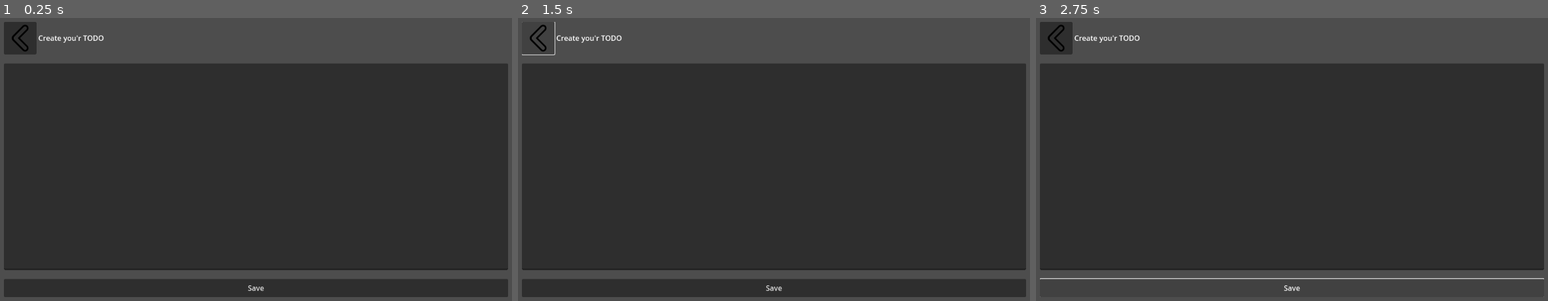
Above: before the commit, frames 1-3 (left to right).
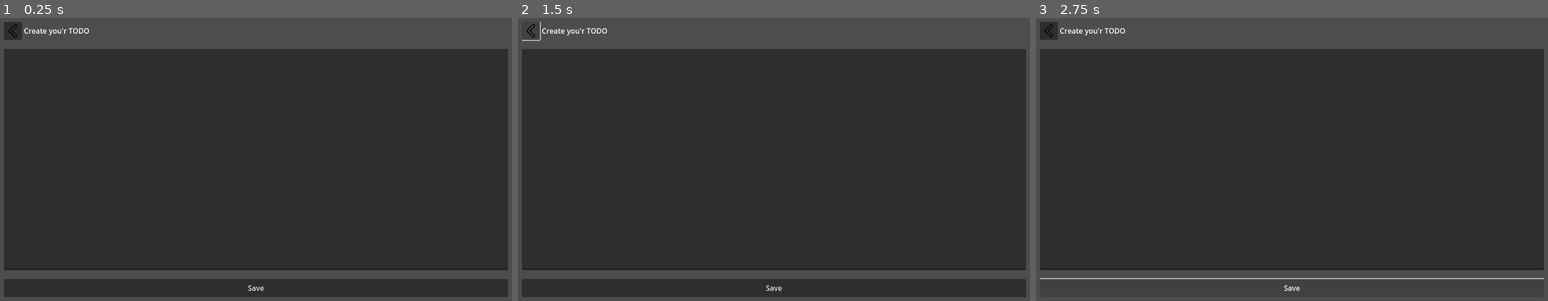
Above: after the commit, the same moments.

Repository: TorusHelm/TodoFay
Game: Godot game, scene res://CreateScene.tscn
The game is run twice, just before and just after one commit, with the same random seed, the same clock (stepped at 60 frames per second) and the same inputs. Before the commit the project has no main scene; this scene is started directly in both runs.
Inputs (mouse positions are in pixels of both pictures, inside the frame that each line leads up to; where the layout moved, square brackets give the same spot in the first picture):
- Up to frame 1 (0.25 s): no input
- Up to frame 2 (1.5 s): tap Enter at 0.5 s; move the mouse to (886, 145) at 0.52 s; click (886, 145) at 0.67 s; click (533, 32) [538, 37] at 1.25 s
- Up to frame 3 (2.75 s): click "Save" at 2 s

The runs differ from the first frame. In frame 1, 5.3% of the frame differs, in the area x 0-100%, y 1-17%; in frame 2, 5.1%; in frame 3, 5.3%.

Commit message:
add start scene

Diff:
--- a/CreateScene.tscn
+++ b/CreateScene.tscn
@@ -41,8 +41,10 @@
 layout_mode = 2
 
 [node name="Back" type="Button" parent="MarginContainer/ScrollContainer/VBoxContainer/HBoxContainer"]
+custom_minimum_size = Vector2(40, 40)
 layout_mode = 2
 icon = ExtResource("1")
+expand_icon = true
 script = ExtResource("3_s02k8")
 
 [node name="Label" type="Label" parent="MarginContainer/ScrollContainer/VBoxContainer/HBoxContainer"]
--- a/StartScene.gd
+++ b/StartScene.gd
@@ -15,7 +15,8 @@
 
 func _ready():
 	var count: int = 0
+	var todo_container = $MarginContainer/ScrollContainer/TodoList
 	while count < 3:
-		#Global.TODO_LIST.create_todo("Помыть жопу батону\nПомыть жопу батону\nПомыть жопу батону " + str(count + 1) + " раз", "2" + str(count) + ".10.2024", true)
+		todo_container.create_todo("Помыть жопу батону\nПомыть жопу батону\nПомыть жопу батону " + str(count + 1) + " раз", "2" + str(count) + ".10.2024", true)
 		count = count + 1
 	load_data()
--- /dev/null
+++ b/StartScene.tscn
@@ -0,0 +1,45 @@
+[gd_scene load_steps=4 format=3 uid="uid://cxkliwxmivoyp"]
+
+[ext_resource type="Script" path="res://StartScene.gd" id="1_37f5x"]
+[ext_resource type="Texture2D" uid="uid://dxp3sw3gvago" path="res://assets/images/add.svg" id="2_bbd7o"]
+[ext_resource type="Script" path="res://TODOList.gd" id="2_kaeo5"]
+
+[node name="StartScene" type="Control"]
+layout_mode = 3
+anchors_preset = 15
+anchor_right = 1.0
+anchor_bottom = 1.0
+grow_horizontal = 2
+grow_vertical = 2
+script = ExtResource("1_37f5x")
+
+[node name="MarginContainer" type="MarginContainer" parent="."]
+layout_mode = 1
+anchors_preset = 15
+anchor_right = 1.0
+anchor_bottom = 1.0
+offset_bottom = -40.0
+grow_horizontal = 2
+grow_vertical = 2
+
+[node name="ScrollContainer" type="ScrollContainer" parent="MarginContainer"]
+layout_mode = 2
+
+[node name="TodoList" type="VBoxContainer" parent="MarginContainer/ScrollContainer"]
+layout_mode = 2
+size_flags_horizontal = 2
+script = ExtResource("2_kaeo5")
+
+[node name="Button" type="Button" parent="."]
+custom_minimum_size = Vector2(0, 40)
+layout_mode = 1
+anchors_preset = 12
+anchor_top = 1.0
+anchor_right = 1.0
+anchor_bottom = 1.0
+offset_top = -8.0
+grow_horizontal = 2
+grow_vertical = 0
+icon = ExtResource("2_bbd7o")
+icon_alignment = 1
+expand_icon = true
--- a/project.godot
+++ b/project.godot
@@ -21,8 +21,13 @@
 
 [gui]
 
+theme/custom="res://theme.tres"
 common/drop_mouse_on_gui_input_disabled=true
 
 [physics]
 
 common/enable_pause_aware_picking=true
+
+[rendering]
+
+renderer/rendering_method="mobile"
Binary file added: assets/fonts/Inter-Bold.ttf
Not shown, added: assets/fonts/Inter-Bold.ttf.import
Binary file added: assets/fonts/Inter-Medium.ttf
Not shown, added: assets/fonts/Inter-Medium.ttf.import
Binary file added: assets/fonts/Inter-Regular.ttf
Not shown, added: assets/fonts/Inter-Regular.ttf.import
